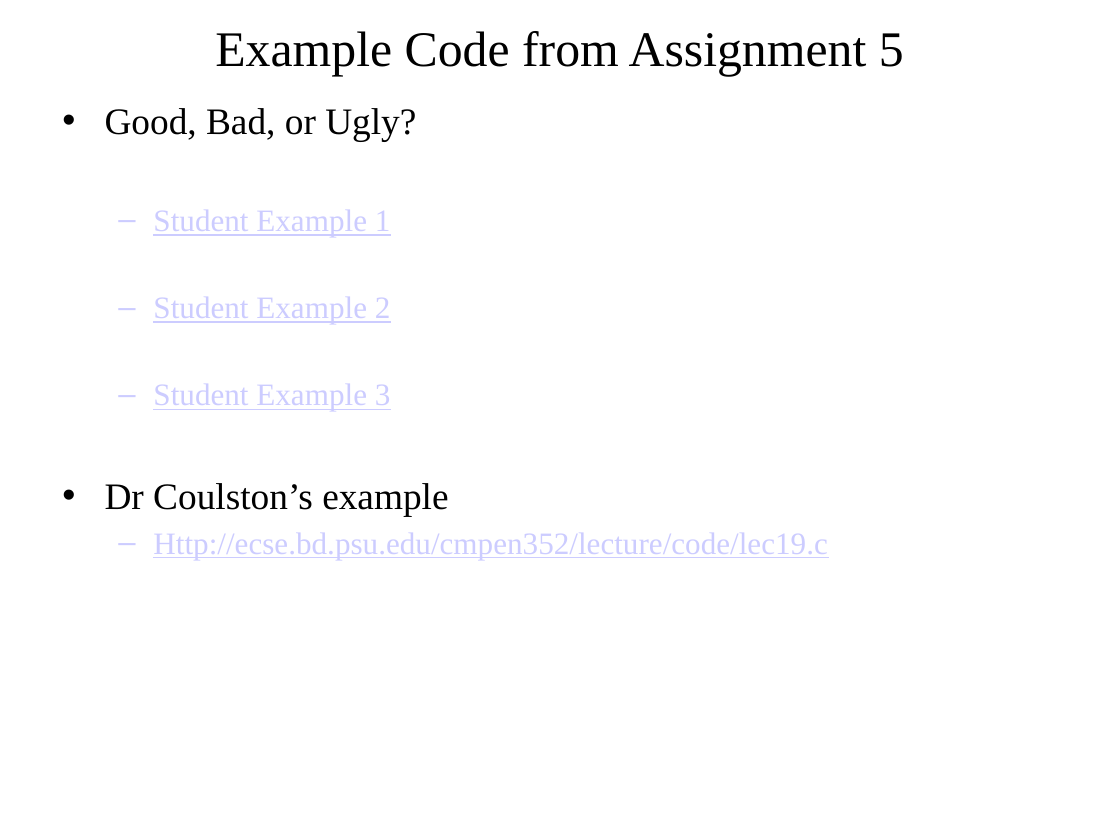
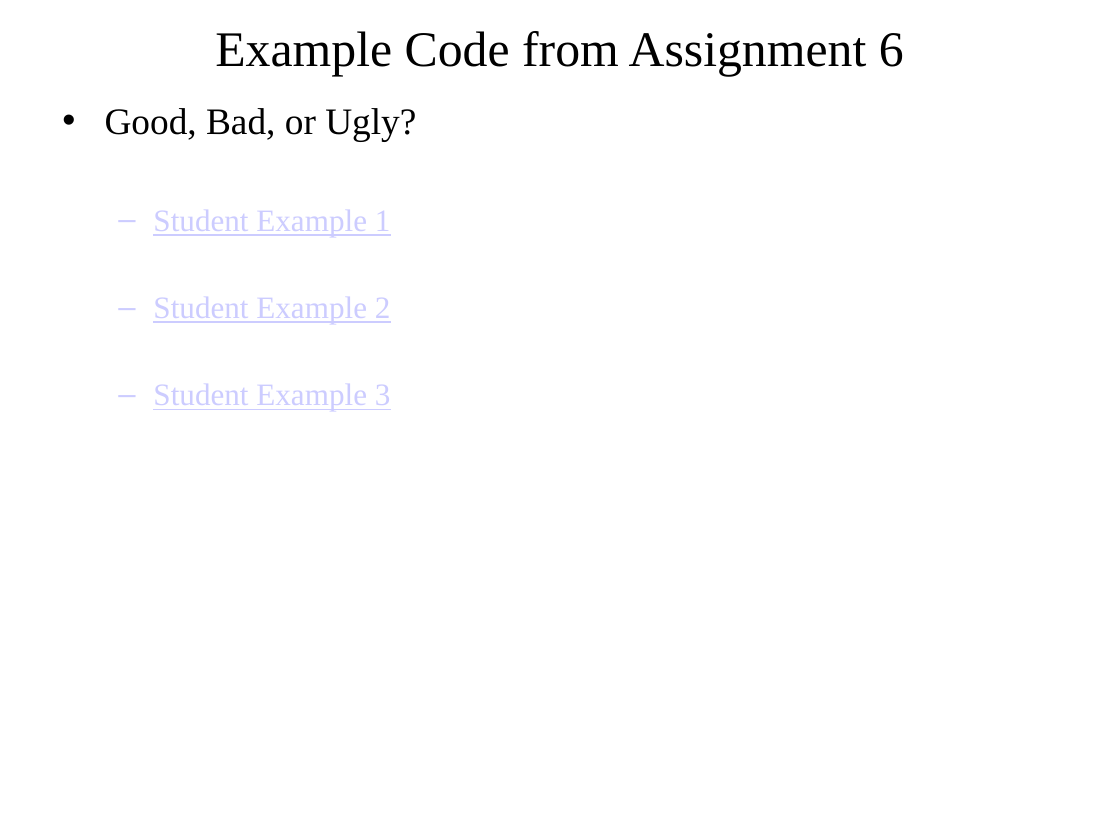
Before and after one commit to pw4rn3r/ECE382, a slide deck: slide 2 of notes/L20/Lsn20.pptx. Drawn at 1120x840 pixels with LibreOffice and Linux fonts; fonts in the diff are those of the drawing. Boxes give left, top, right and bottom in pixels: in the first picture for what was removed or moved away, otherwise in the second. Text is boxed around its words. In the diff, an @@ line names an element or a change of style, - is before the commit and + after.

```diff
--- a/notes/L20/Lsn20.pptx
+++ b/notes/L20/Lsn20.pptx
@@ title at <box>215,31,904,76</box>: text changed @@
-Example Code from Assignment 5
+Example Code from Assignment 6
@@ text at <box>105,483,827,559</box>: paragraphs removed @@
-• Dr Coulston’s example
-  – Http://ecse.bd.psu.edu/cmpen352/lecture/code/lec19.c
```
Also in this commit, not shown: 2 other slides changed.
